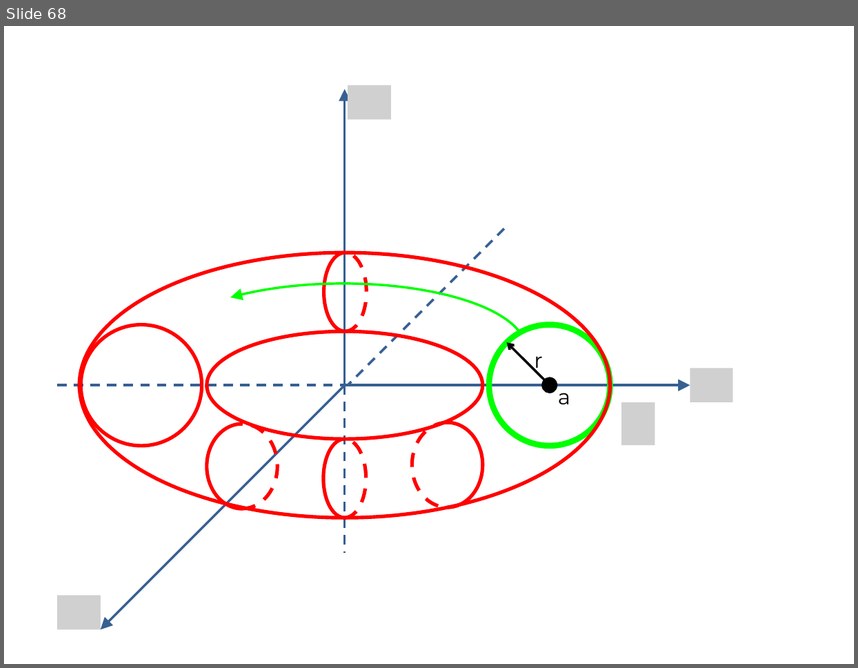
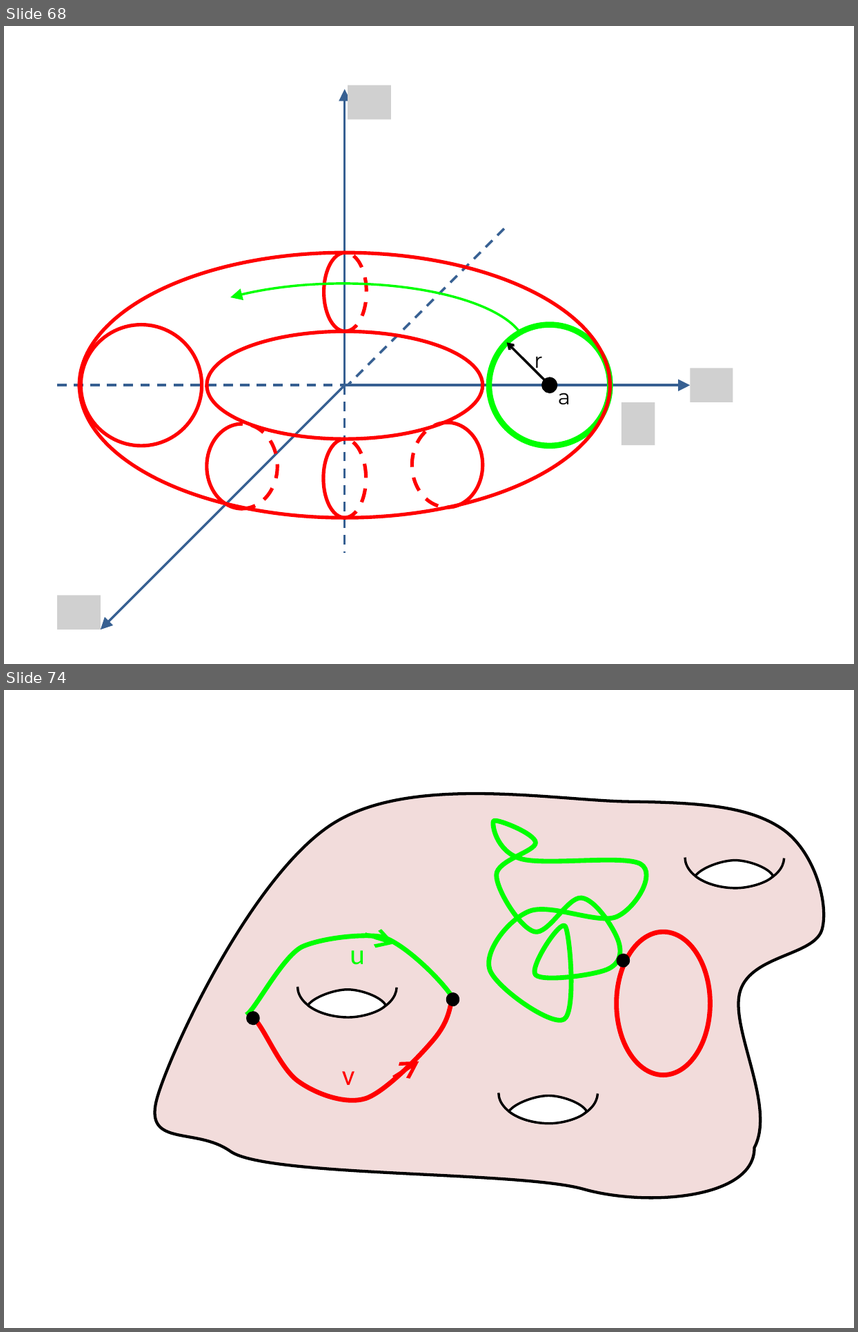
Before and after one commit to lutteropp/GeoTopo, a slide deck: images/Bilder.pptx. Shown one above the other, each under a label of ours: slide 68 before the commit, slides 68 and 74 after it; the slides between them are not shown. The pictures are 858x668 and 858x1332 pixels, drawn with LibreOffice and Linux fonts; fonts in the diff are those of the drawing; grey boxes stand for pictures. Boxes give left, top, right and bottom in pixels: in the first picture for what was removed or moved away, otherwise in the second. Text is boxed around its words. In the diff, an @@ line names an element or a change of style, - is before the commit and + after.

```diff
--- a/images/Bilder.pptx
+++ b/images/Bilder.pptx
@@ slide 74 added at (x1=4, y1=690, x2=854, y2=1328), background #FFFFFF @@
@@ freeform shape added at (x1=154, y1=793, x2=824, y2=1198), fill #F2DCDB, outline #000000 2.5 pt @@
@@ freeform shape added at (x1=488, y1=821, x2=646, y2=1021), outline #00FF00 4 pt @@
@@ arc (boxed as its full ellipse) added at (x1=685, y1=827, x2=784, y2=887), outline #000000 2 pt @@
@@ freeform shape added at (x1=695, y1=860, x2=773, y2=888), fill #FFFFFF, outline #000000 2 pt @@
@@ freeform shape added at (x1=246, y1=936, x2=454, y2=1015), outline #00FF00 4 pt @@
@@ arrow added from (366, 934) to (394, 943), #00FF00 3 pt @@
@@ ellipse added at (x1=616, y1=931, x2=710, y2=1074), outline #FF0000 4 pt @@
@@ arc (boxed as its full ellipse) added at (x1=297, y1=956, x2=397, y2=1016), outline #000000 2 pt @@
@@ text added at (x1=350, y1=950, x2=365, y2=965), 24 pt, text #00FF00 @@
+u
@@ ellipse added at (x1=616, y1=954, x2=630, y2=967), fill #000000 @@
@@ freeform shape added at (x1=253, y1=994, x2=452, y2=1101), outline #FF0000 4 pt @@
@@ freeform shape added at (x1=308, y1=989, x2=386, y2=1017), fill #FFFFFF, outline #000000 2 pt @@
@@ ellipse added at (x1=446, y1=993, x2=459, y2=1006), fill #000000 @@
@@ ellipse added at (x1=246, y1=1012, x2=260, y2=1025), fill #000000 @@
@@ arrow added from (393, 1077) to (419, 1061), #FF0000 3 pt @@
@@ text added at (x1=342, y1=1071, x2=355, y2=1085), 24 pt, text #FF0000 @@
+v
@@ arc (boxed as its full ellipse) added at (x1=499, y1=1063, x2=598, y2=1123), outline #000000 2 pt @@
@@ freeform shape added at (x1=509, y1=1096, x2=587, y2=1123), fill #FFFFFF, outline #000000 2 pt @@
```
Also in this commit, not shown: 9 other slides added, 24 other files.
